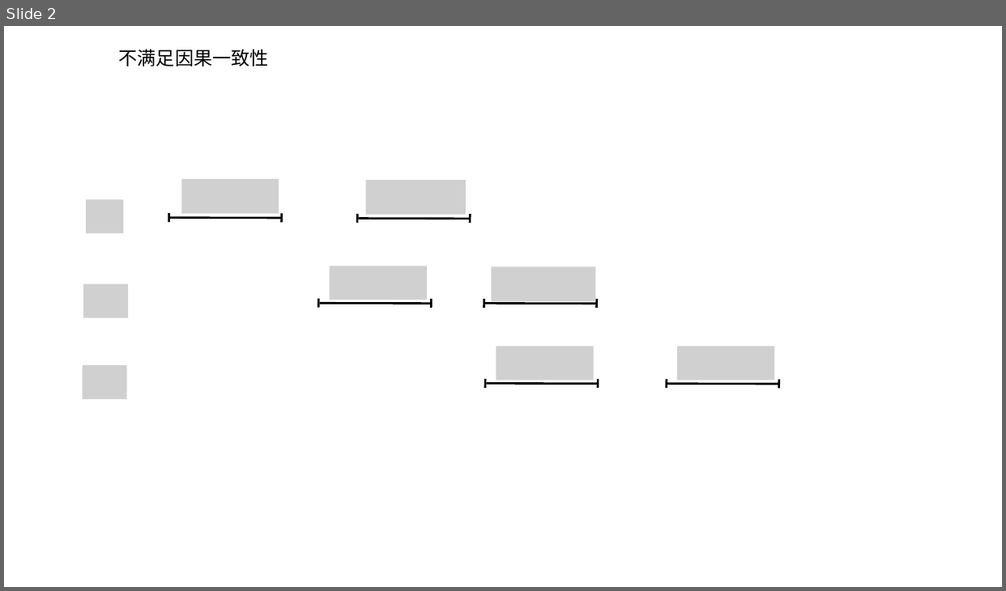
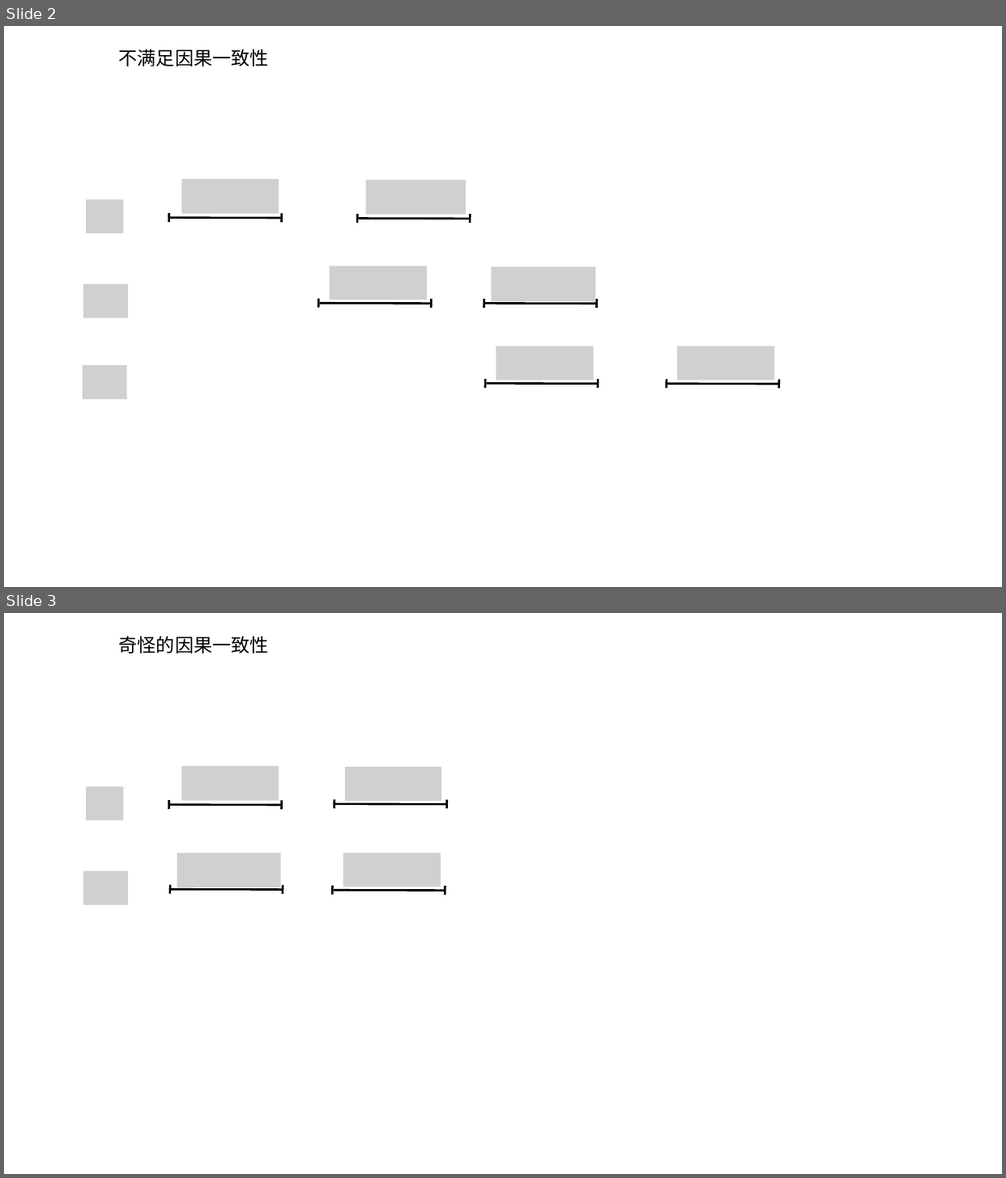
Before and after one commit to tielei/tielei.github.io, a slide deck: assets/photos_causal_consistency/causal_consistency_examples.pptx. Shown one above the other, each under a label of ours: slide 2 before the commit, slides 2 and 3 after it. The pictures are 1006x591 and 1006x1178 pixels, drawn with LibreOffice and Linux fonts; fonts in the diff are those of the drawing; grey boxes stand for pictures. Boxes give left, top, right and bottom in pixels: in the first picture for what was removed or moved away, otherwise in the second. Text is boxed around its words. In the diff, an @@ line names an element or a change of style, - is before the commit and + after.

```diff
--- a/assets/photos_causal_consistency/causal_consistency_examples.pptx
+++ b/assets/photos_causal_consistency/causal_consistency_examples.pptx
@@ slide 3 added at box(4, 613, 1002, 1174), background #FFFFFF @@
@@ text added at box(119, 636, 269, 653), 18 pt, text #000000 @@
+奇怪的因果一致性
@@ picture added at box(181, 766, 279, 800) @@
@@ picture added at box(345, 767, 442, 801) @@
@@ picture added at box(86, 786, 123, 820) @@
@@ line added from (168, 809) to (169, 800), #000000 2 pt @@
@@ line added from (170, 805) to (282, 806), #000000 2 pt @@
@@ line added from (282, 809) to (282, 800), #000000 2 pt @@
@@ line added from (334, 808) to (334, 799), #000000 2 pt @@
@@ line added from (335, 804) to (447, 805), #000000 2 pt @@
@@ line added from (447, 808) to (447, 800), #000000 2 pt @@
@@ picture added at box(177, 854, 280, 888) @@
@@ picture added at box(343, 854, 441, 887) @@
@@ picture added at box(83, 871, 128, 905) @@
@@ line added from (170, 894) to (170, 884), #000000 2 pt @@
@@ line added from (171, 889) to (283, 890), #000000 2 pt @@
@@ line added from (283, 894) to (283, 885), #000000 2 pt @@
@@ line added from (333, 895) to (333, 885), #000000 2 pt @@
@@ line added from (334, 890) to (445, 891), #000000 2 pt @@
@@ line added from (445, 895) to (445, 886), #000000 2 pt @@
```
Also in this commit, not shown: 3 other files.
